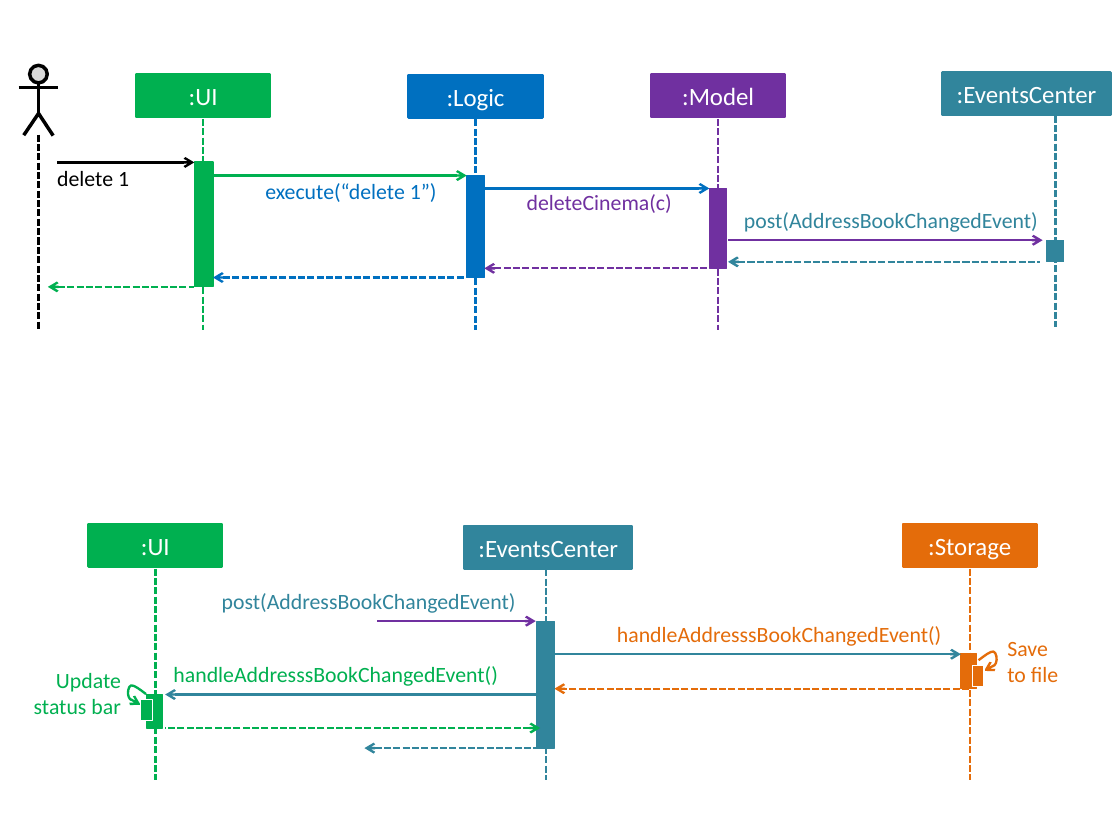
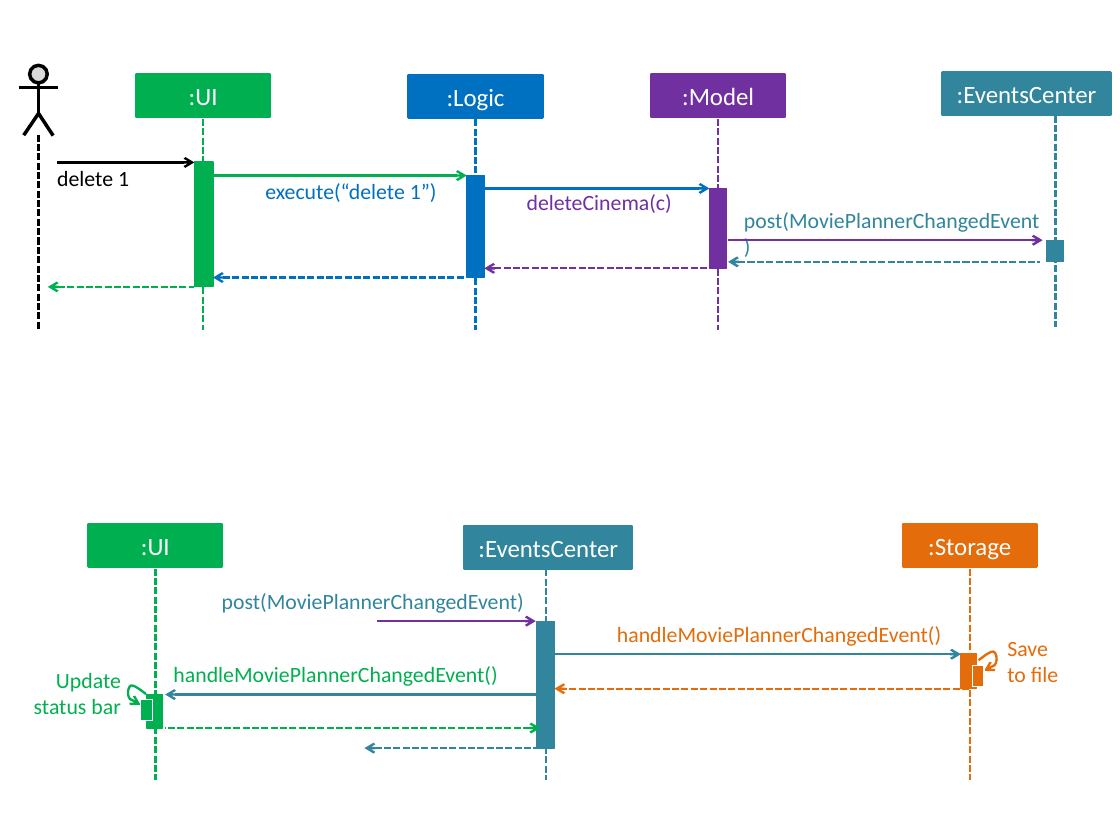
Before and after one commit to tinyjy94/main, a slide deck: slide 1 of docs/diagrams/HighLevelSequenceDiagrams.pptx. Drawn at 1120x840 pixels with LibreOffice and Linux fonts; fonts in the diff are those of the drawing. Boxes give left, top, right and bottom in pixels: in the first picture for what was removed or moved away, otherwise in the second. Text is boxed around its words. In the diff, an @@ line names an element or a change of style, - is before the commit and + after.

```diff
--- a/docs/diagrams/HighLevelSequenceDiagrams.pptx
+++ b/docs/diagrams/HighLevelSequenceDiagrams.pptx
@@ text at bbox=[744, 212, 1039, 232]: text changed @@
-post(AddressBookChangedEvent)
+post(MoviePlannerChangedEvent)
@@ text at bbox=[222, 593, 524, 613]: text changed @@
-post(AddressBookChangedEvent)
+post(MoviePlannerChangedEvent)
@@ text at bbox=[617, 626, 941, 646]: text changed @@
-handleAddresssBookChangedEvent()
+handleMoviePlannerChangedEvent()
@@ text at bbox=[173, 666, 497, 686]: text changed @@
-handleAddresssBookChangedEvent()
+handleMoviePlannerChangedEvent()
```
Also in this commit, not shown: 14 other files.
